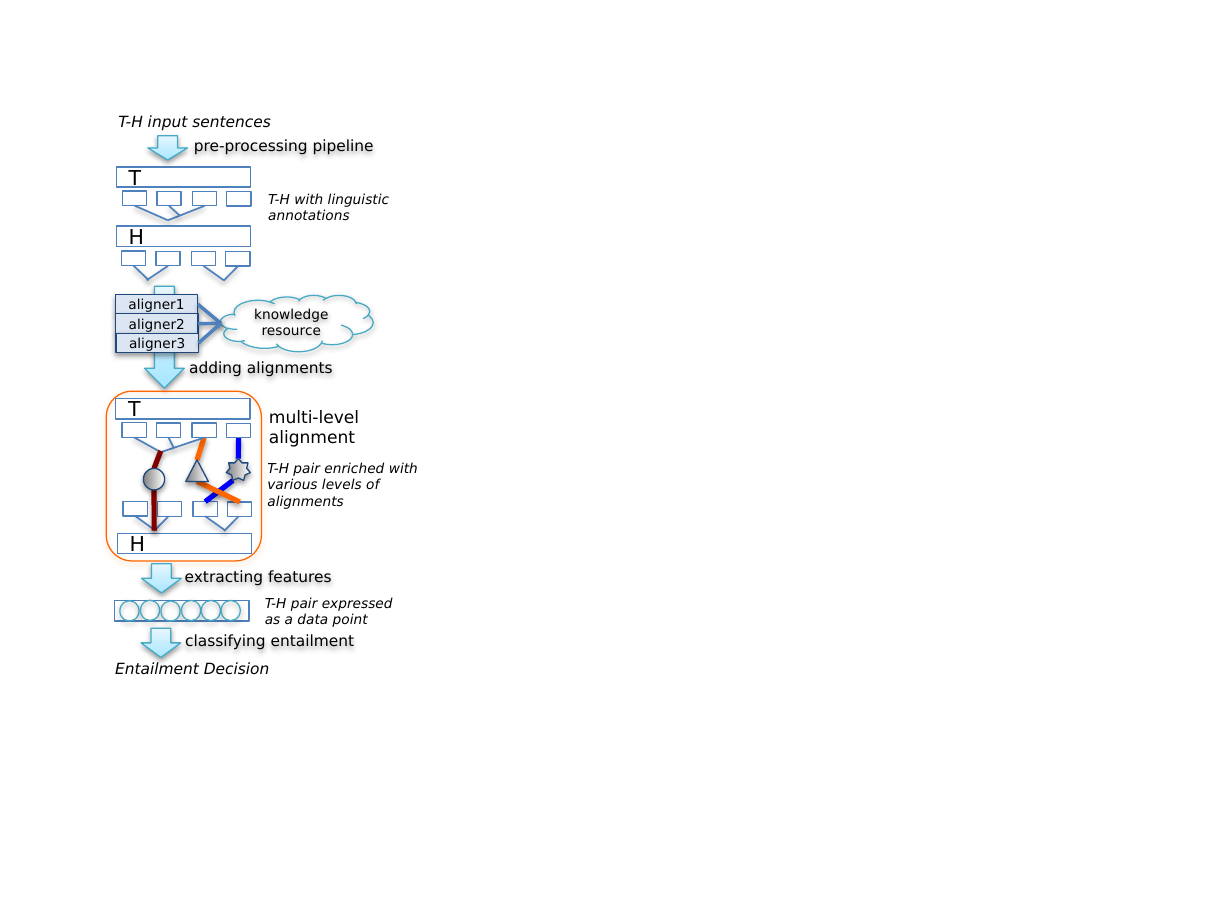
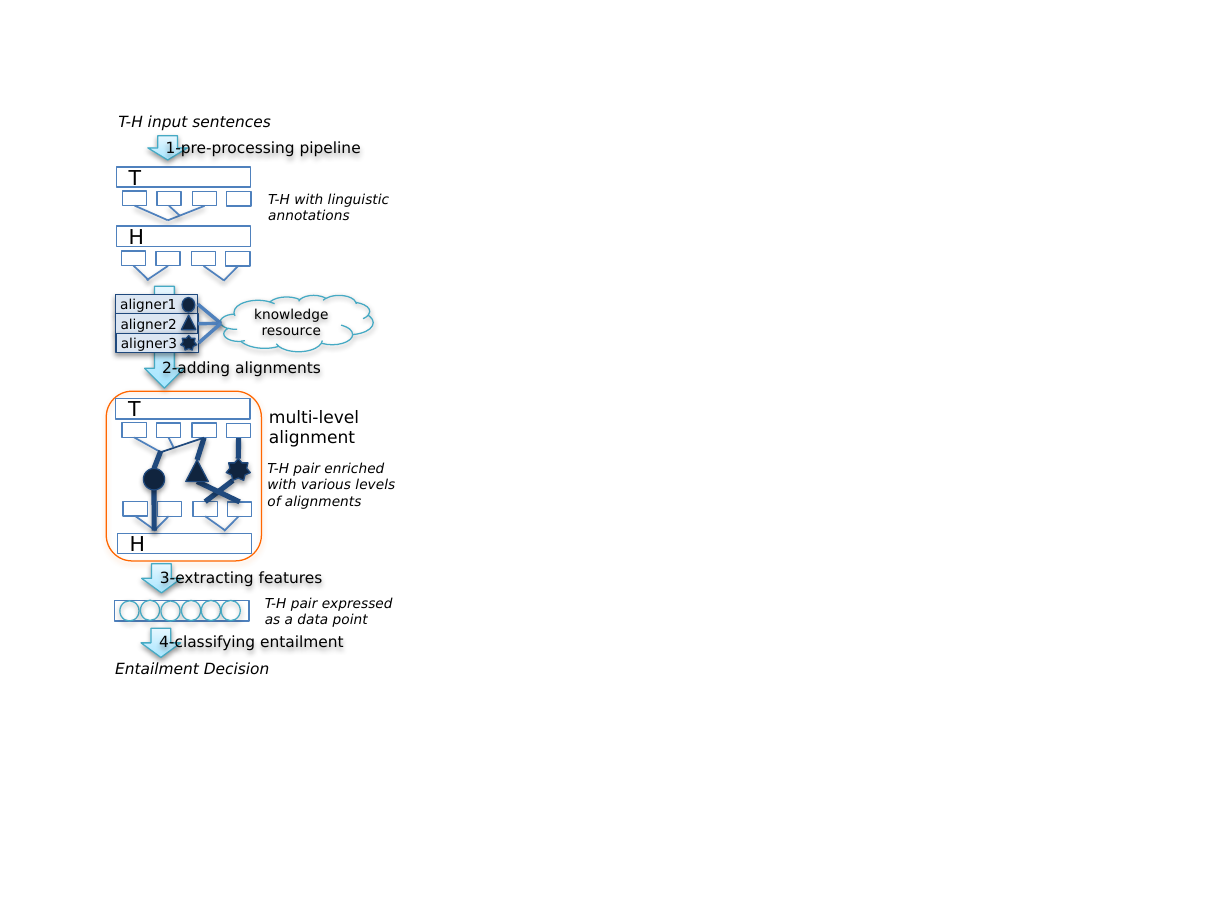
Before and after one commit to gilnoh/flaming-cyril, a slide deck: slide 1 of figures/figure.pptx. Drawn at 1232x924 pixels with LibreOffice and Linux fonts; fonts in the diff are those of the drawing. Boxes give left, top, right and bottom in pixels: in the first picture for what was removed or moved away, otherwise in the second. Text is boxed around its words. In the diff, an @@ line names an element or a change of style, - is before the commit and + after.

```diff
--- a/figures/figure.pptx
+++ b/figures/figure.pptx
@@ 3 rounded rectangles moved together from (x1=166, y1=131, x2=398, y2=655) to (x1=148, y1=133, x2=377, y2=657) @@
@@ text in rounded rectangle at (x1=166, y1=140, x2=361, y2=157): text changed @@
-pre-processing pipeline
+1-pre-processing pipeline
@@ ellipse added at (x1=182, y1=298, x2=195, y2=313), fill #0F243E, outline #1F497D 0.75 pt @@
@@ triangle added at (x1=181, y1=315, x2=196, y2=330), fill #0F243E, outline #1F497D 0.75 pt @@
@@ alignment centre to left in 3 elements at (x1=116, y1=294, x2=198, y2=314), (x1=116, y1=314, x2=198, y2=334), (x1=116, y1=334, x2=198, y2=354) @@
@@ star added at (x1=181, y1=335, x2=197, y2=350), fill #0F243E, outline #1F497D 0.75 pt @@
@@ text in rounded rectangle at (x1=162, y1=360, x2=321, y2=377): text changed @@
-adding alignments
+2-adding alignments
@@ line (161, 452) - (205, 437): stroke #4F81BD 1 pt to #1F497D 1 pt @@
@@ line (205, 437) - (197, 460): stroke #FF6600 3 pt to #1F497D 3 pt @@
@@ line (239, 437) - (238, 458): stroke #0000FF 3 pt to #1F497D 3 pt @@
@@ line (161, 451) - (154, 468): stroke #800000 3 pt to #1F497D 3 pt dashed @@
@@ fill gradient #808080 to #FFFFFF to #0F243E in 3 elements at (x1=227, y1=458, x2=251, y2=480), (x1=143, y1=468, x2=164, y2=489), (x1=186, y1=460, x2=208, y2=480) @@
@@ text "T-H pair enriched with various ..." rewrapped from (x1=267, y1=462, x2=418, y2=509) to (x1=267, y1=462, x2=395, y2=509) @@
@@ line (154, 490) - (154, 531): stroke #800000 3 pt to #1F497D 3 pt dashed @@
@@ line (197, 482) - (240, 501): stroke #FF6600 3 pt to #1F497D 3 pt @@
@@ line (233, 480) - (206, 501): stroke #0000FF 3 pt to #1F497D 3 pt @@
@@ rounded rectangle "3-extracting features" moved from (x1=175, y1=561, x2=341, y2=591) to (x1=158, y1=562, x2=324, y2=593) @@
@@ text in rounded rectangle at (x1=160, y1=570, x2=323, y2=587): text changed @@
-extracting features
+3-extracting features
@@ text in rounded rectangle at (x1=159, y1=635, x2=344, y2=652): text changed @@
-classifying entailment
+4-classifying entailment
```
Also in this commit, not shown: 1 other file.
